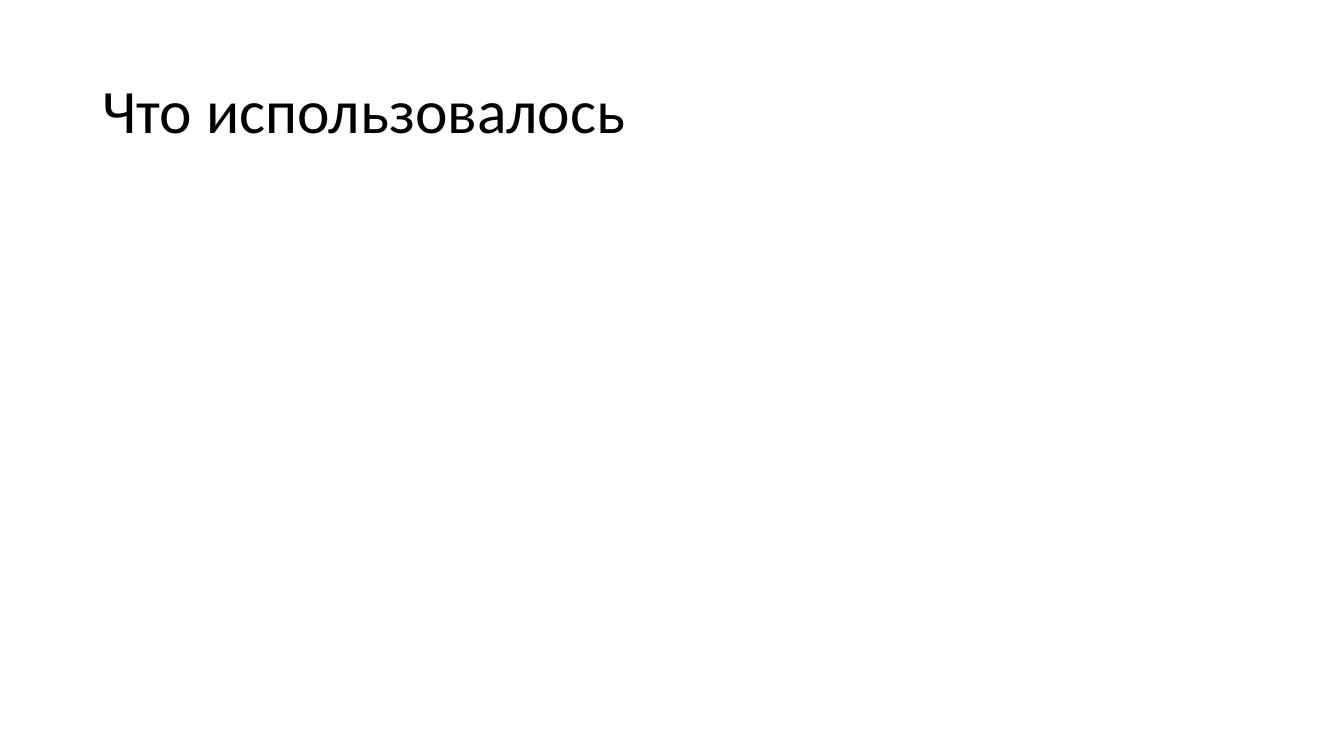
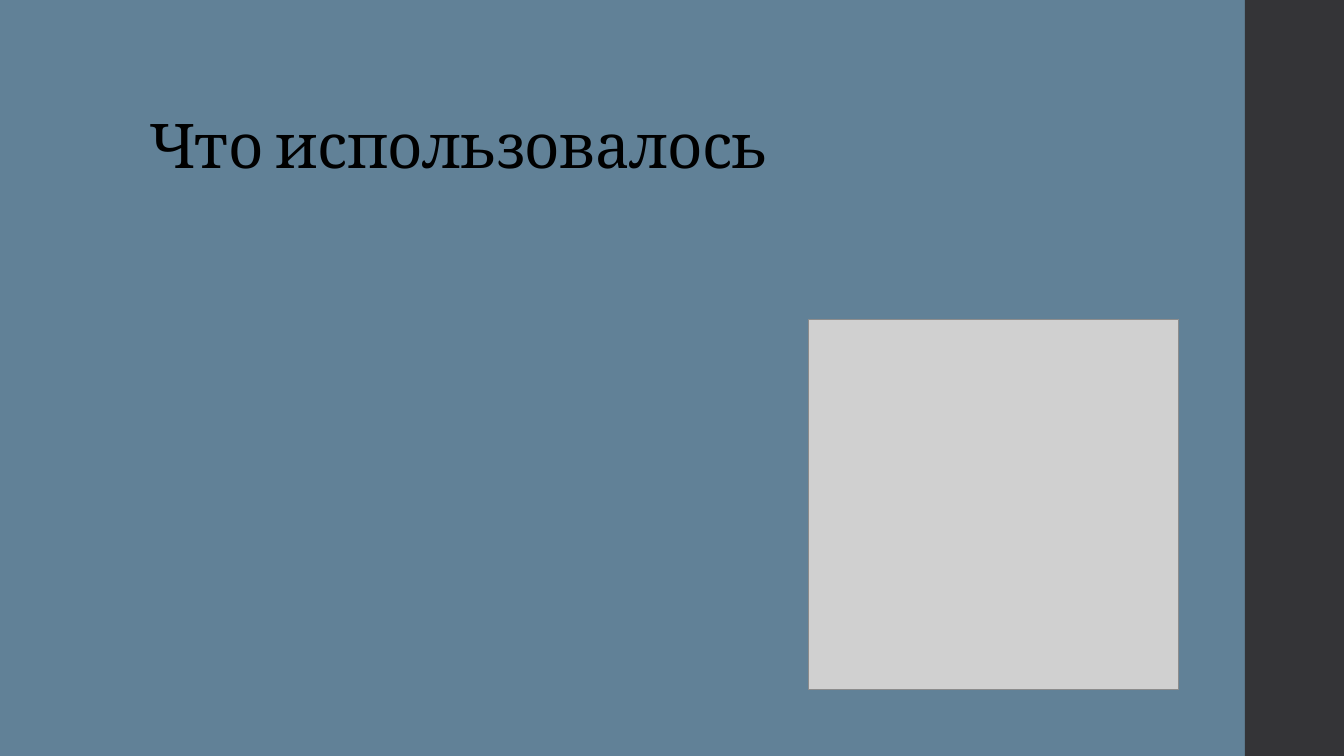
Before and after one commit to Sushcheva/Telegram-, a slide deck: slide 4 of Презентация по проекту.pptx. Drawn at 1344x756 pixels with LibreOffice and Linux fonts; fonts in the diff are those of the drawing; grey boxes stand for pictures. Boxes give left, top, right and bottom in pixels: in the first picture for what was removed or moved away, otherwise in the second. Text is boxed around its words. In the diff, an @@ line names an element or a change of style, - is before the commit and + after.

```diff
--- a/Презентация по проекту.pptx
+++ b/Презентация по проекту.pptx
@@ background #FFFFFF to #618197 @@
@@ rectangle added at [1245, 0, 1344, 756], fill #353537 @@
@@ title "Что использовалось": place and size @@
-title "Что использовалось" at [102, 93, 625, 134]
+title "Что использовалось" at [149, 124, 769, 169]
@@ title "Что использовалось" at [149, 124, 769, 169]: font Calibri to Cambria, letter spacing 0 to -0.5 pt; vertical alignment middle to bottom @@
@@ picture added at [809, 319, 1179, 689] @@
```
Also in this commit, not shown: 1 other slide changed, 4 slides added, 4 slides removed, 1 other file.
